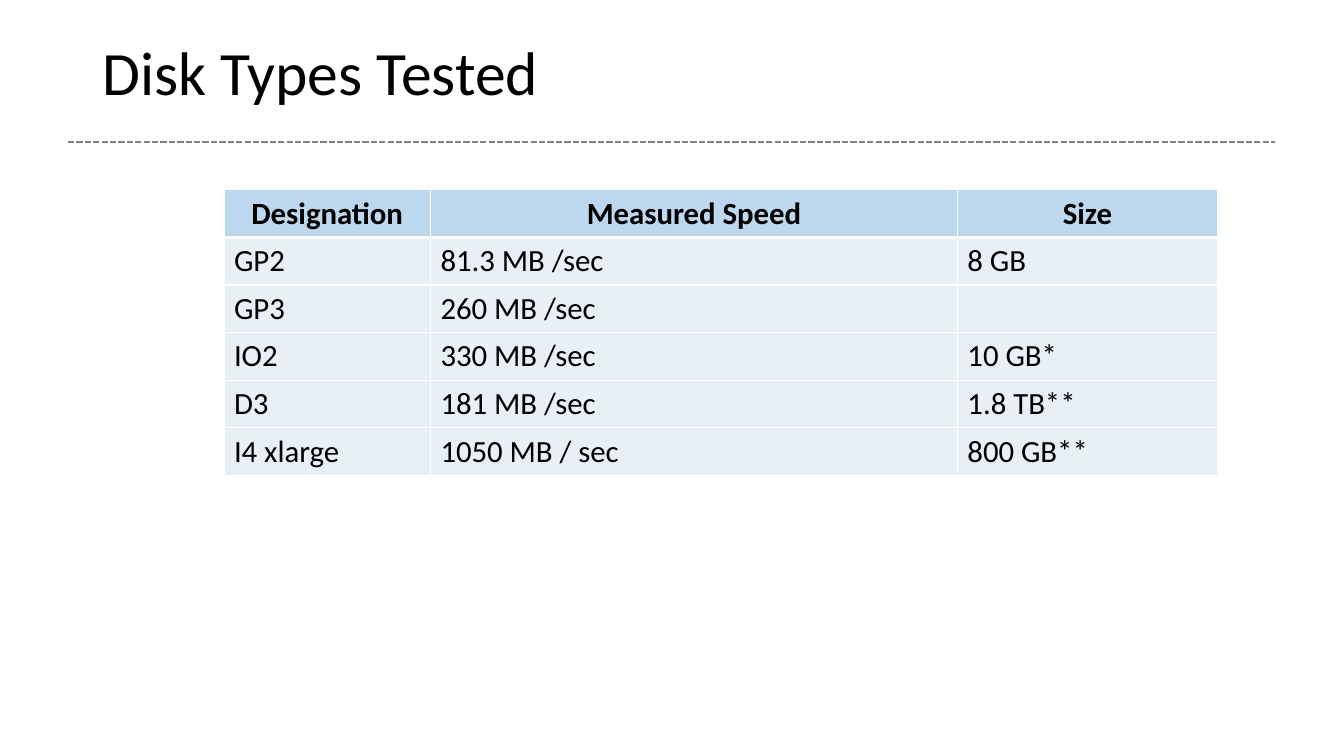
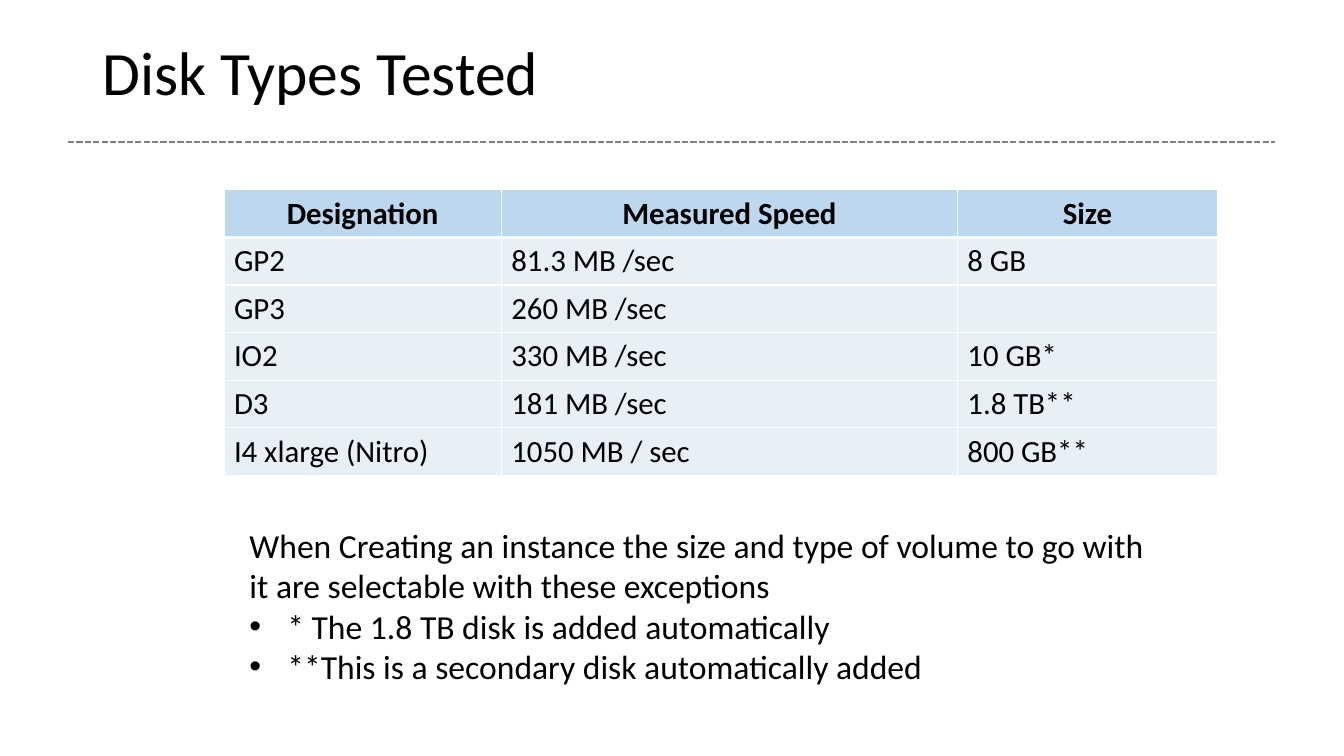
Before and after one commit to glenntu15/BuildVoterDatabase, a slide deck: slide 11 of Proj_presentation.pptx. Drawn at 1344x756 pixels with LibreOffice and Linux fonts; fonts in the diff are those of the drawing. Boxes give left, top, right and bottom in pixels: in the first picture for what was removed or moved away, otherwise in the second. Text is boxed around its words. In the diff, an @@ line names an element or a change of style, - is before the commit and + after.

Commit message:
updates

```diff
--- a/Proj_presentation.pptx
+++ b/Proj_presentation.pptx
@@ table at (224, 190, 1217, 472) @@
-row 6, column 1: I4 xlarge
+row 6, column 1: I4 xlarge (Nitro)
@@ text added at (249, 534, 1144, 685), 24 pt, text #000000 @@
+When Creating an instance the size and type of volume to go with it are selectable with these exceptions
+• * The 1.8 TB disk is added automatically
+• **This is a secondary disk automatically added
```
Also in this commit, not shown: 5 other slides changed, 4 slides added, 1 slide removed.
